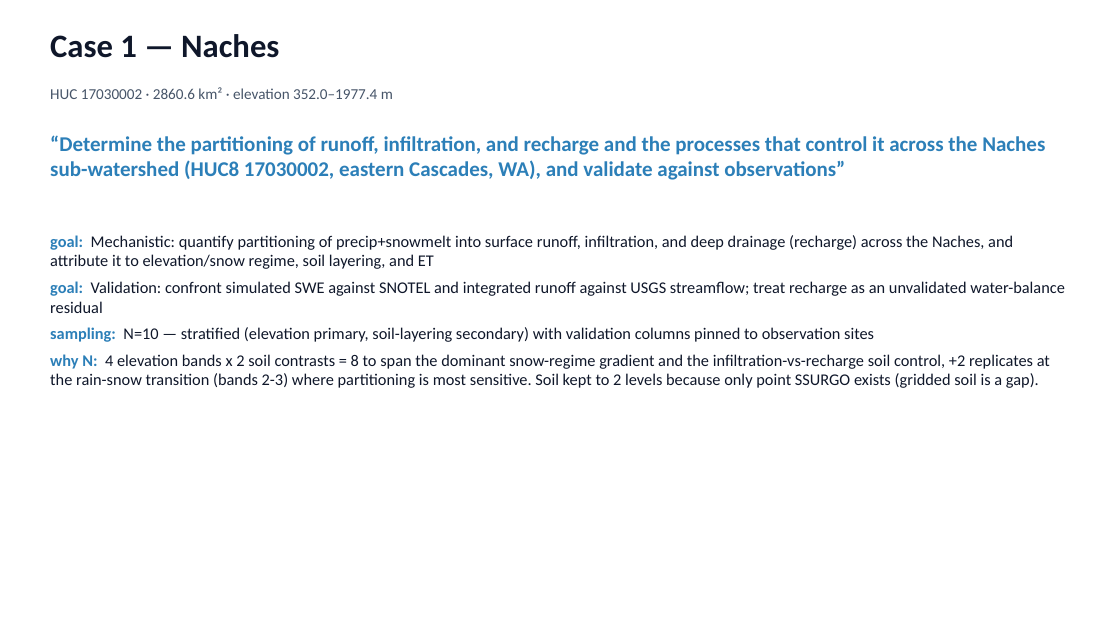
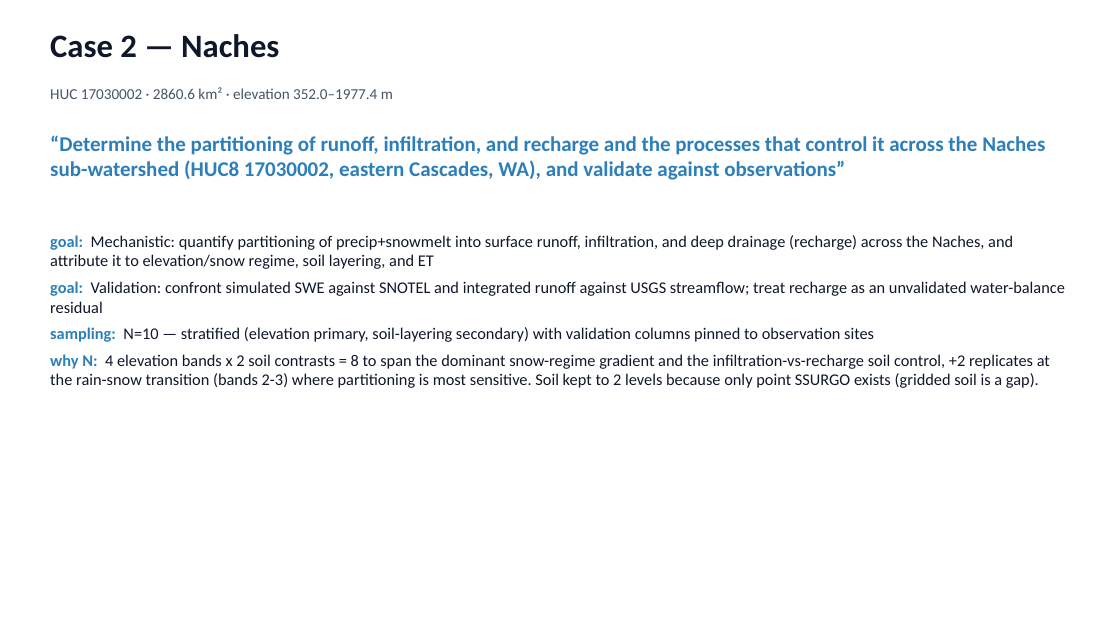
Before and after one commit to hoangtv1899/multi-agent-framework, a slide deck: slide 7 of docs/slides/story_20260704.pptx (slide 2 before the commit). Drawn at 1120x630 pixels with LibreOffice and Linux fonts; fonts in the diff are those of the drawing. Boxes give left, top, right and bottom in pixels: in the first picture for what was removed or moved away, otherwise in the second. Text is boxed around its words. In the diff, an @@ line names an element or a change of style, - is before the commit and + after.

```diff
--- a/docs/slides/story_20260704.pptx
+++ b/docs/slides/story_20260704.pptx
@@ text at <box>50,34,279,58</box>: text changed @@
-Case 1 — Naches
+Case 2 — Naches
```
Also in this commit, not shown: 9 other slides changed, 6 slides added.
